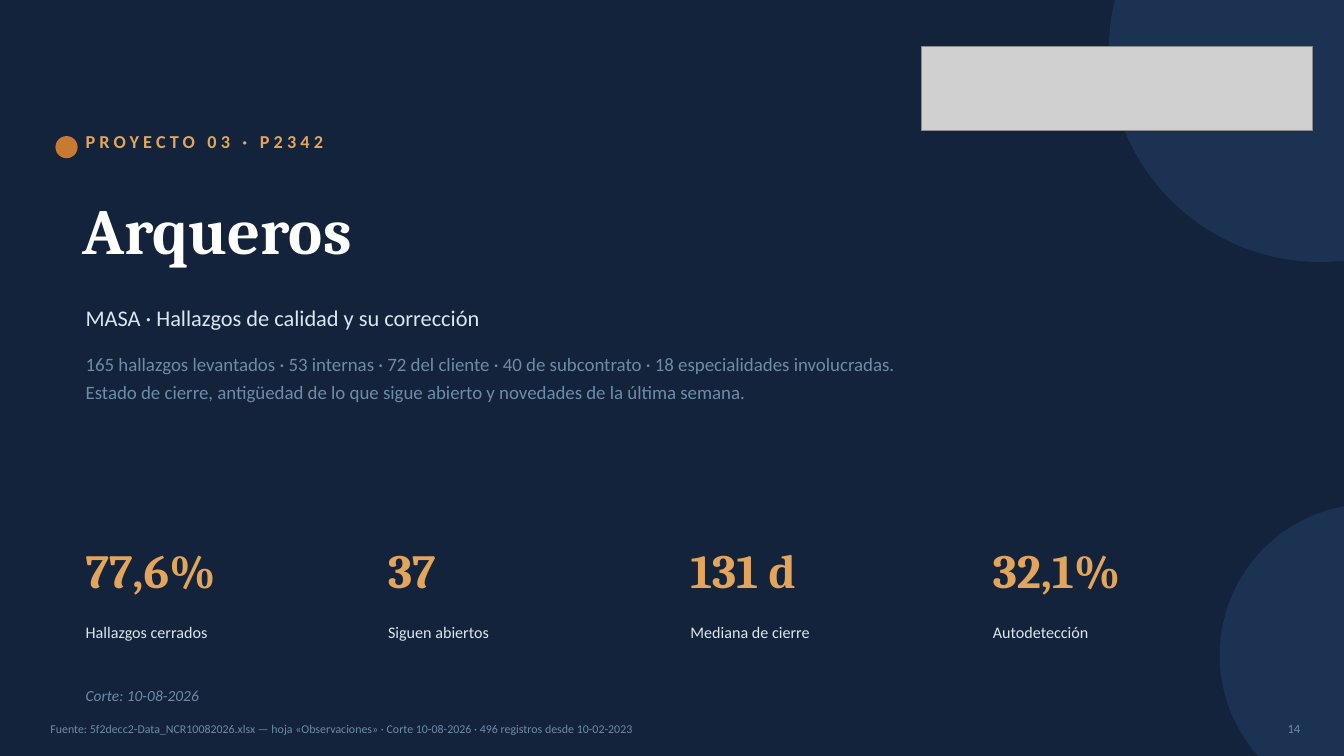
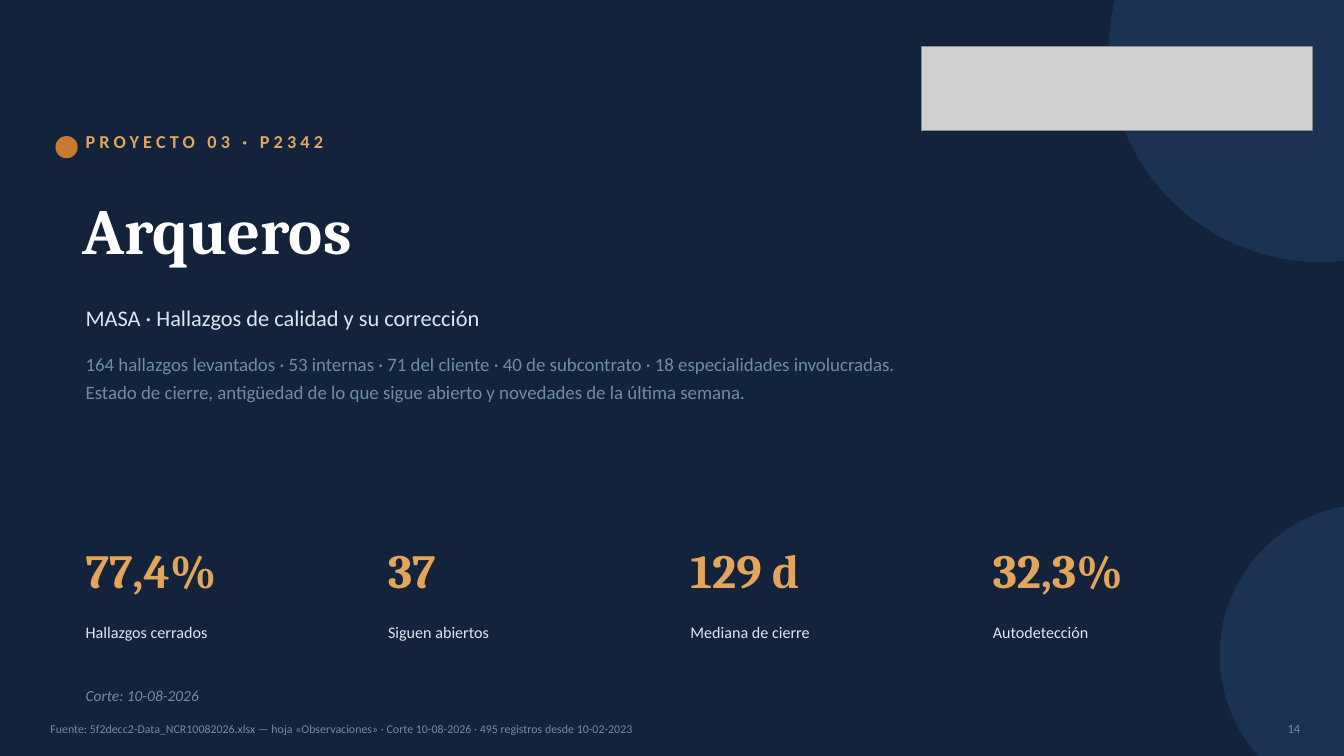
Before and after one commit to tdkvalex/Dashboard-HSEQ, a slide deck: slide 14 of modulo_nc/Panel_No_Conformidades.pptx. Drawn at 1344x756 pixels with LibreOffice and Linux fonts; fonts in the diff are those of the drawing; grey boxes stand for pictures. Boxes give left, top, right and bottom in pixels: in the first picture for what was removed or moved away, otherwise in the second. Text is boxed around its words. In the diff, an @@ line names an element or a change of style, - is before the commit and + after.

```diff
--- a/modulo_nc/Panel_No_Conformidades.pptx
+++ b/modulo_nc/Panel_No_Conformidades.pptx
@@ text at <box>86,358,894,374</box>: text changed @@
-165 hallazgos levantados · 53 internas · 72 del cliente · 40 de subcontrato · 18 especialidades involucradas.
+164 hallazgos levantados · 53 internas · 71 del cliente · 40 de subcontrato · 18 especialidades involucradas.
@@ text at <box>86,555,217,595</box>: text changed @@
-77,6%
+77,4%
@@ text at <box>690,555,799,589</box>: text changed @@
-131 d
+129 d
@@ text at <box>993,555,1123,595</box>: text changed @@
-32,1%
+32,3%
```
Also in this commit, not shown: 15 other slides changed, 5 other files.
